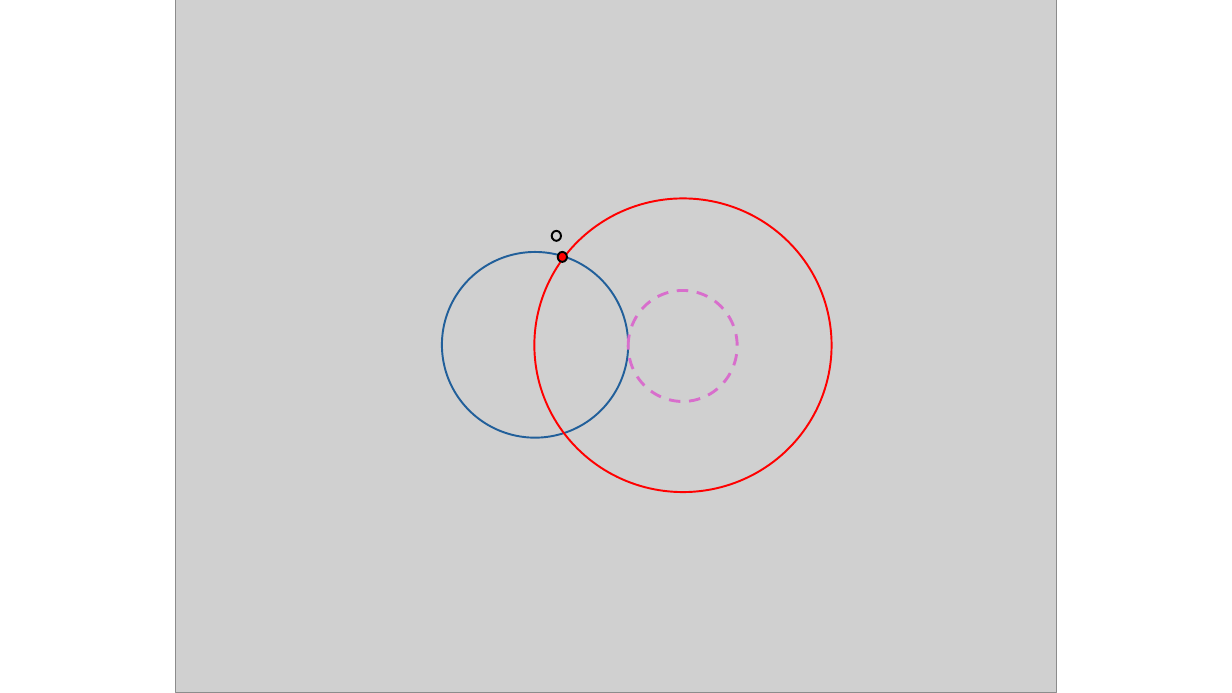
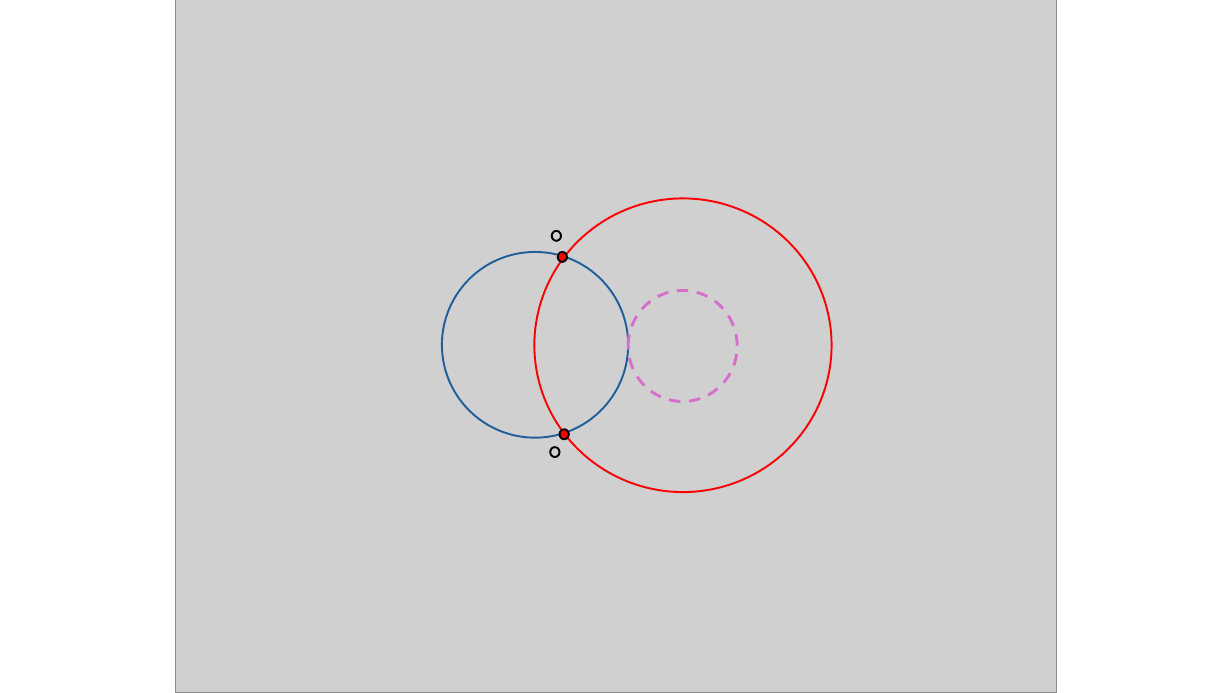
Before and after one commit to tranmidsummer/Teaching, a slide deck: slide 14 of Coniques/2_slides_coniques.pptx (slide 11 before the commit). Drawn at 1232x693 pixels with LibreOffice and Linux fonts; fonts in the diff are those of the drawing; grey boxes stand for pictures. Boxes give left, top, right and bottom in pixels: in the first picture for what was removed or moved away, otherwise in the second. Text is boxed around its words. In the diff, an @@ line names an element or a change of style, - is before the commit and + after.

```diff
--- a/Coniques/2_slides_coniques.pptx
+++ b/Coniques/2_slides_coniques.pptx
@@ ellipse added at (x1=551, y1=447, x2=560, y2=457), fill #D1D1D1, outline #000000 1.5 pt @@
@@ ellipse added at (x1=560, y1=430, x2=569, y2=440), fill #FF0000, outline #000000 1.5 pt @@
```
Also in this commit, not shown: 6 other slides changed, 9 slides added, 1 slide removed, 4 other files.
